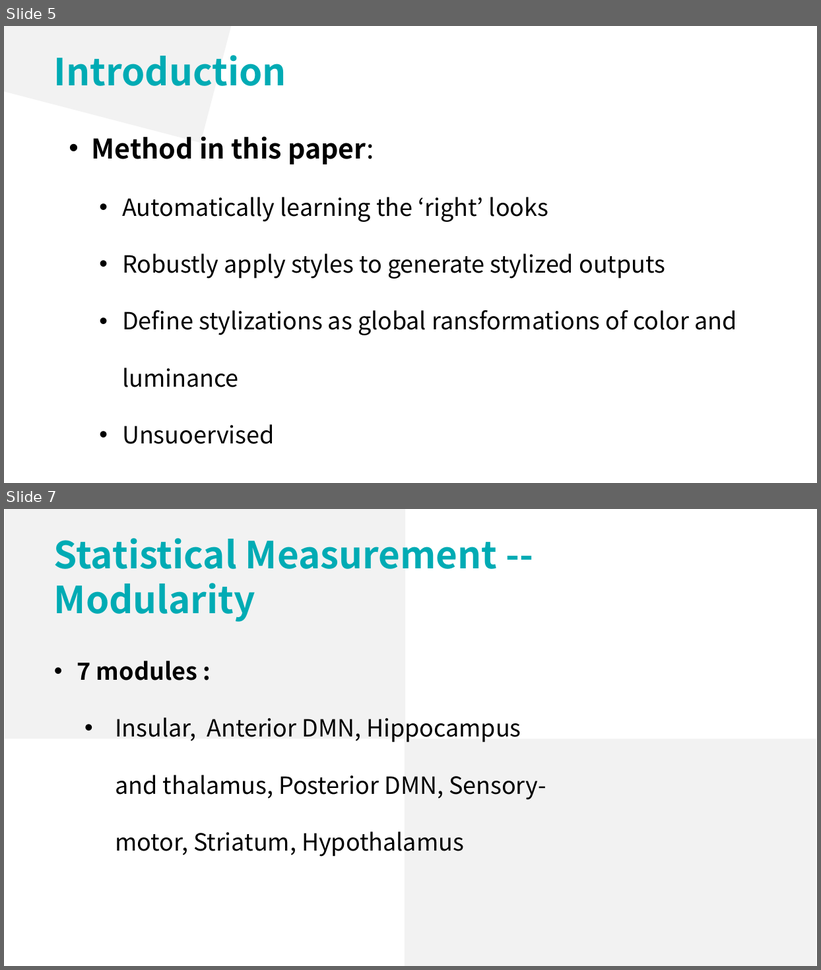
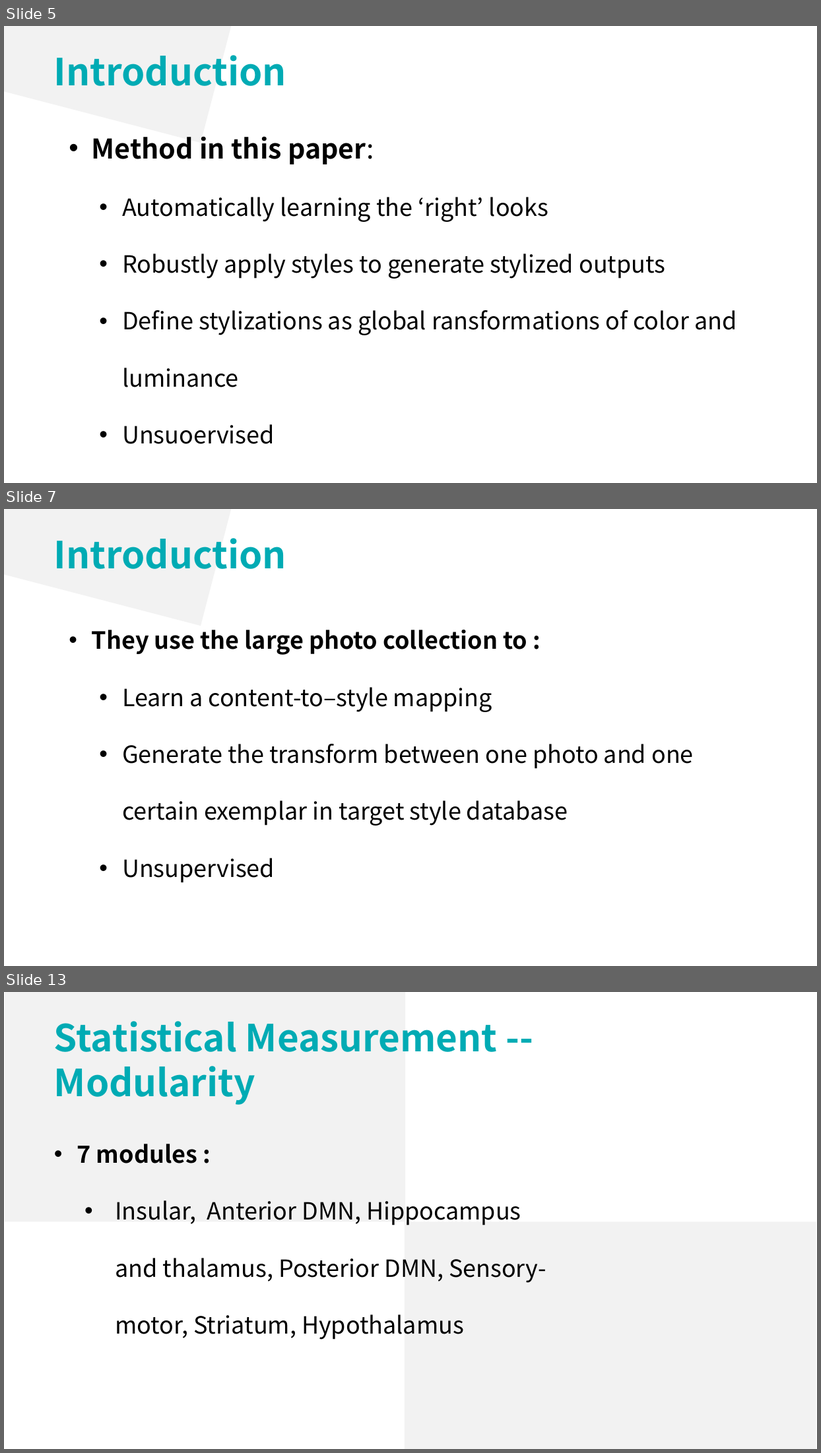
Before and after one commit to lsyoath/sheepy, a slide deck: ComputerVision.pptx. Shown one above the other, each under a label of ours: slides 5 and 7 before the commit, slides 5, 7 and 13 after it; the slides between them are not shown. The pictures are 821x970 and 821x1453 pixels, drawn with LibreOffice and Linux fonts; fonts in the diff are those of the drawing. Boxes give left, top, right and bottom in pixels: in the first picture for what was removed or moved away, otherwise in the second. Text is boxed around its words. In the diff, an @@ line names an element or a change of style, - is before the commit and + after.

```diff
--- a/ComputerVision.pptx
+++ b/ComputerVision.pptx
@@ slide 7 added at (4, 509, 817, 966), background #FFFFFF @@
@@ rectangle added at (4, 509, 317, 626), fill #F2F2F2 @@
@@ text added at (54, 538, 286, 569), 44 pt, text #00ABB4, bold @@
+Introduction
@@ text added at (92, 630, 694, 883), 28 pt, text #000000 @@
+• They use the large photo collection to :
+  • Learn a content-to–style mapping
+  • Generate the transform between one photo and one certain exemplar in target style database
+  • Unsupervised
@@ what was slide 7 is now slide 13 @@
```
Also in this commit, not shown: 2 slides changed, 5 other slides added.
